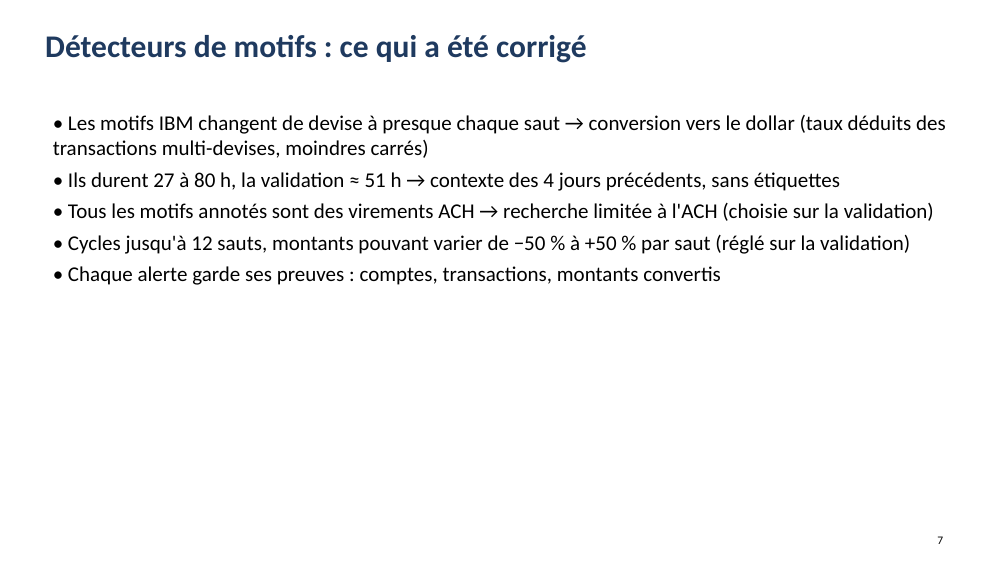
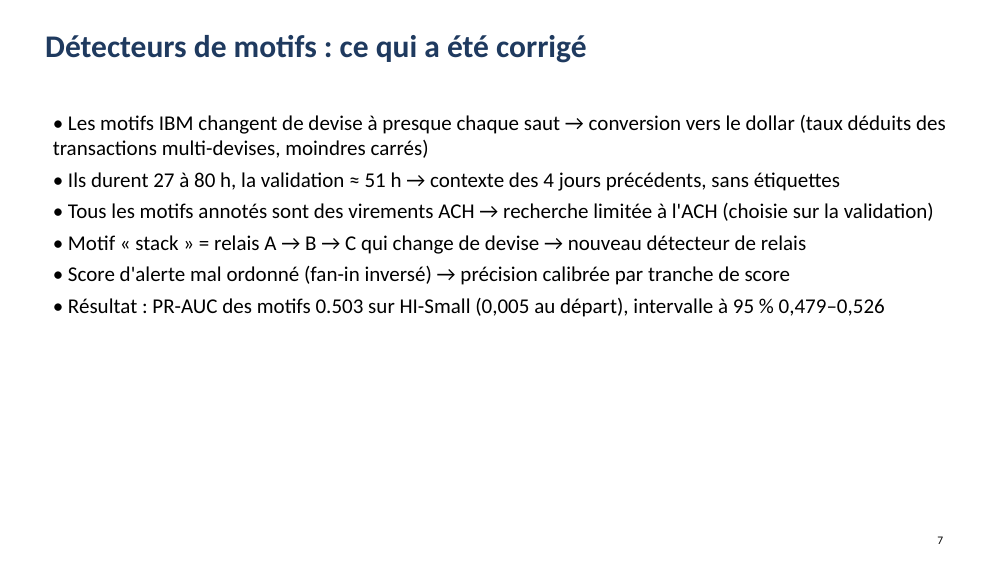
Before and after one commit to Abeidak/aml-graphminer, a slide deck: slide 7 of paper/soutenance/AML-GraphMiner_soutenance.pptx. Drawn at 1008x567 pixels with LibreOffice and Linux fonts; fonts in the diff are those of the drawing. Boxes give left, top, right and bottom in pixels: in the first picture for what was removed or moved away, otherwise in the second. Text is boxed around its words. In the diff, an @@ line names an element or a change of style, - is before the commit and + after.

```diff
--- a/paper/soutenance/AML-GraphMiner_soutenance.pptx
+++ b/paper/soutenance/AML-GraphMiner_soutenance.pptx
@@ text at bbox=[68, 235, 885, 317]: text changed @@
-• Cycles jusqu'à 12 sauts, montants pouvant varier de −50 % à +50 % par saut (réglé sur la validation)
-• Chaque alerte garde ses preuves : comptes, transactions, montants convertis
+• Motif « stack » = relais A → B → C qui change de devise → nouveau détecteur de relais
+• Score d'alerte mal ordonné (fan-in inversé) → précision calibrée par tranche de score
+• Résultat : PR-AUC des motifs 0.503 sur HI-Small (0,005 au départ), intervalle à 95 % 0,479–0,526
```
Also in this commit, not shown: 2 other slides changed, 11 other files.
